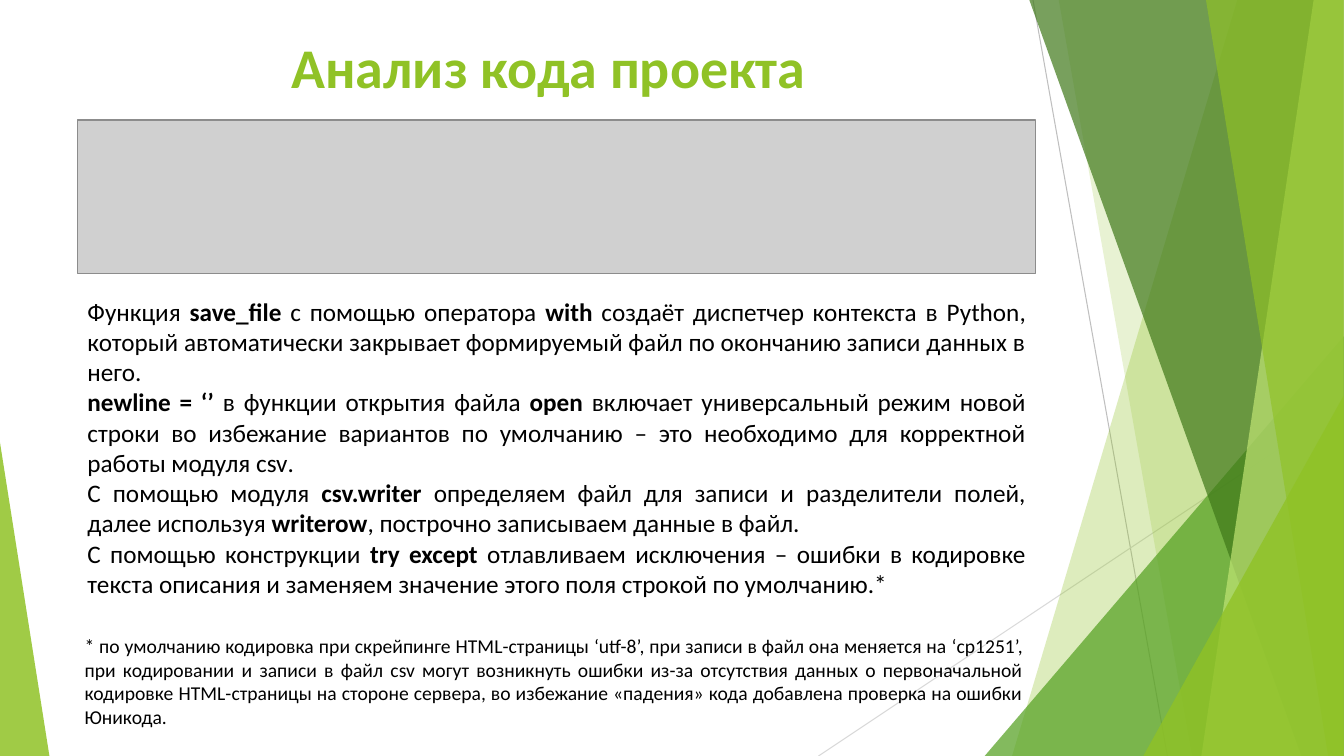
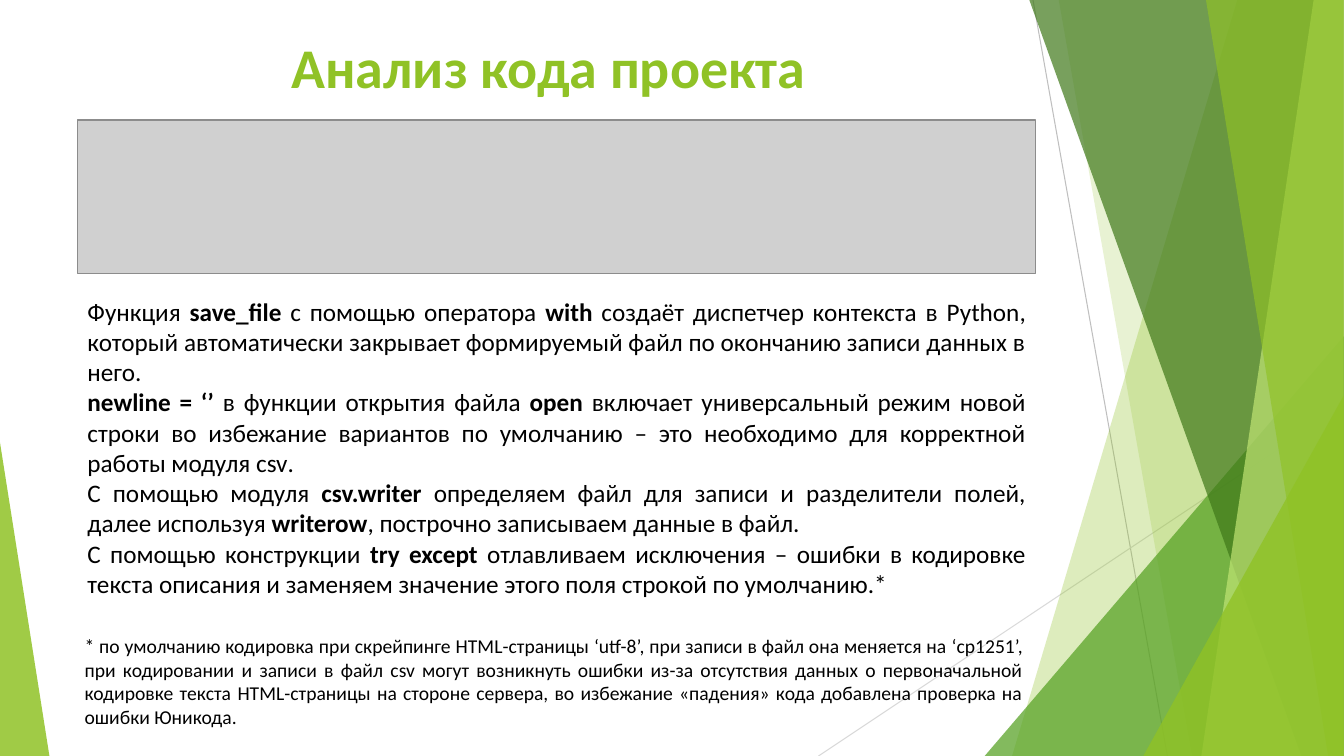
Before and after one commit to Grevetail/Python, a slide deck: slide 11 of scraping_parsing project/web scraping_parsing.pptx. Drawn at 1344x756 pixels with LibreOffice and Linux fonts; fonts in the diff are those of the drawing; grey boxes stand for pictures. Boxes give left, top, right and bottom in pixels: in the first picture for what was removed or moved away, otherwise in the second. Text is boxed around its words. In the diff, an @@ line names an element or a change of style, - is before the commit and + after.

```diff
--- a/scraping_parsing project/web scraping_parsing.pptx
+++ b/scraping_parsing project/web scraping_parsing.pptx
@@ text at [85, 639, 1023, 728]: text changed @@
-* по умолчанию кодировка при скрейпинге HTML-страницы ‘utf-8’, при записи в файл она меняется на ‘cp1251’, при кодировании и записи в файл csv могут возникнуть ошибки из-за отсутствия данных о первоначальной кодировке HTML-страницы на стороне сервера, во избежание «падения» кода добавлена проверка на ошибки Юникода.
+* по умолчанию кодировка при скрейпинге HTML-страницы ‘utf-8’, при записи в файл она меняется на ‘cp1251’, при кодировании и записи в файл csv могут возникнуть ошибки из-за отсутствия данных о первоначальной кодировке текста HTML-страницы на стороне сервера, во избежание «падения» кода добавлена проверка на ошибки Юникода.
```
Also in this commit, not shown: 1 other slide changed, 13 other files.
